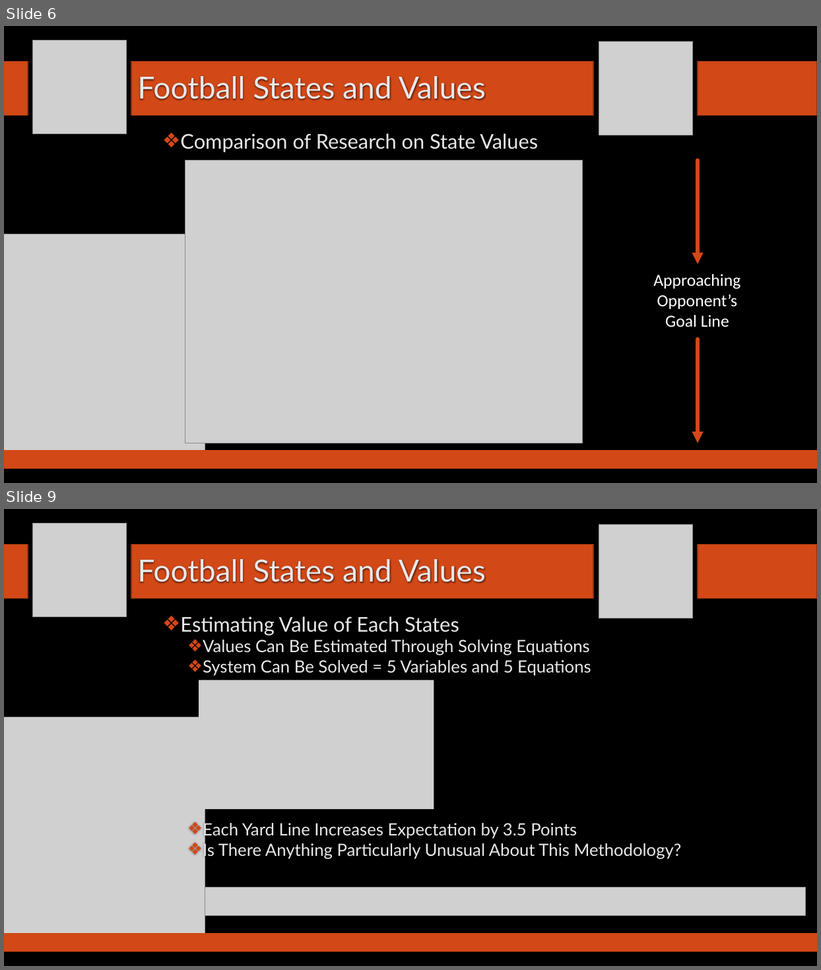
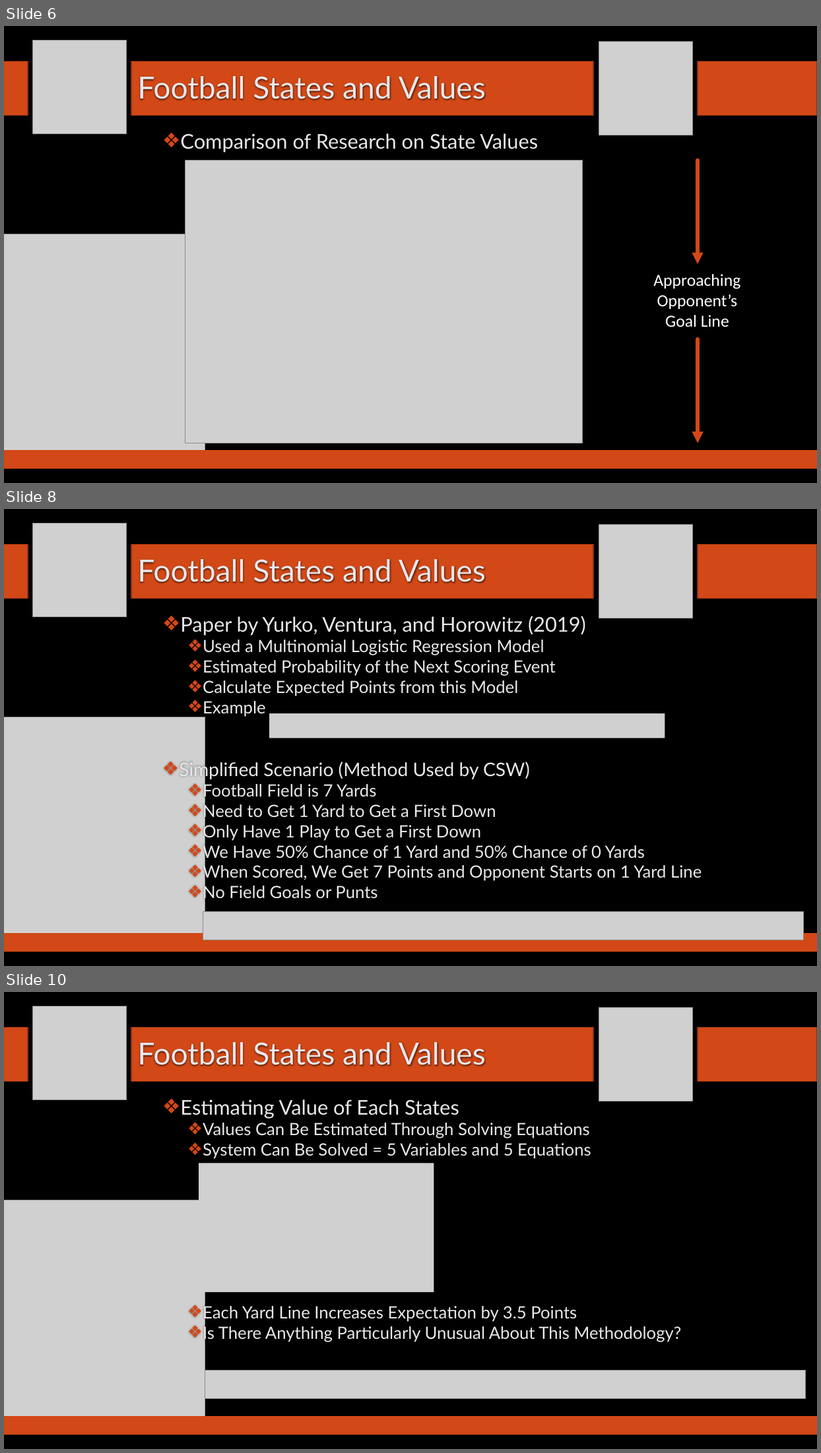
Before and after one commit to SuperMarioGiacomazzo/STOR538_WEBSITE, a slide deck: Slides/Football 3/Footballl_3_Lecture.pptx. Shown one above the other, each under a label of ours: slides 6 and 9 before the commit, slides 6, 8 and 10 after it; the slides between them are not shown. The pictures are 821x970 and 821x1453 pixels, drawn with LibreOffice and Linux fonts; fonts in the diff are those of the drawing; grey boxes stand for pictures; background and template pictures are left out. Boxes give left, top, right and bottom in pixels: in the first picture for what was removed or moved away, otherwise in the second. Text is boxed around its words. In the diff, an @@ line names an element or a change of style, - is before the commit and + after.

```diff
--- a/Slides/Football 3/Footballl_3_Lecture.pptx
+++ b/Slides/Football 3/Footballl_3_Lecture.pptx
@@ slide 8 added at (4,509,817,966), background picture (left out) @@
@@ picture added at (32,523,127,617) @@
@@ picture added at (599,524,692,618) @@
@@ rectangle added at (4,545,28,599), fill #D34817, outline #8B3314 1.25 pt @@
@@ rectangle added at (131,545,594,599), fill #D34817, outline #8B3314 1.25 pt @@
@@ rectangle added at (698,545,817,599), fill #D34817, outline #8B3314 1.25 pt @@
@@ title added at (137,559,486,584), 36 pt, text #E8E8EA @@
+Football States and Values
@@ text added at (179,616,702,902), 20 pt, text #E8E8EA @@
+❖ Paper by Yurko, Ventura, and Horowitz (2019)
+  ❖ Used a Multinomial Logistic Regression Model
+  ❖ Estimated Probability of the Next Scoring Event
+  ❖ Calculate Expected Points from this Model
+  ❖ Example
+❖ Simplified Scenario (Method Used by CSW)
+  ❖ Football Field is 7 Yards
+  ❖ Need to Get 1 Yard to Get a First Down
+  ❖ Only Have 1 Play to Get a First Down
+  ❖ We Have 50% Chance of 1 Yard and 50% Chance of 0 Yards
+  ❖ When Scored, We Get 7 Points and Opponent Starts on 1 Yard Line
+  ❖ No Field Goals or Punts
@@ picture added at (4,717,205,934) @@
@@ picture added at (269,714,665,739) @@
@@ picture added at (203,912,803,940) @@
@@ rectangle added at (4,933,817,953), fill #D34817 @@
@@ what was slide 9 is now slide 10 @@
```
Also in this commit, not shown: 3 slides changed, 3 other files.
